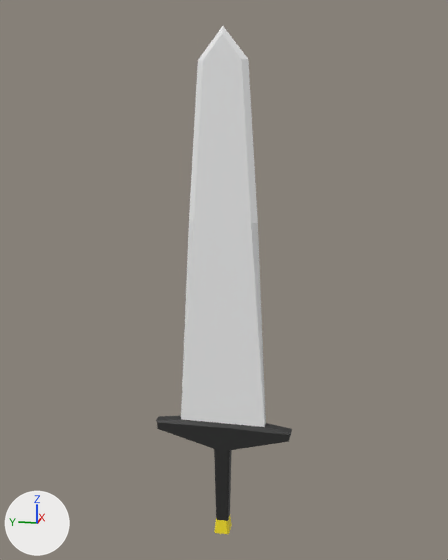
An edit to the FBX model Assets/_Project/Sources/Models/Weapons/GREATSWORD.fbx, drawn before and after from the same camera.
One viewpoint serves both versions: a camera (50 mm lens) standing at (-15.75, -28.3, 15.31) and looking at (7.47, -23.66, 9.5). The axes (+X, +Y, +Z) are drawn at lower left. The lights are the same throughout. Where no turn or scale is listed for an object, it has been applied to the vertices.

The first picture shows 'MegaSwordLVL2'.
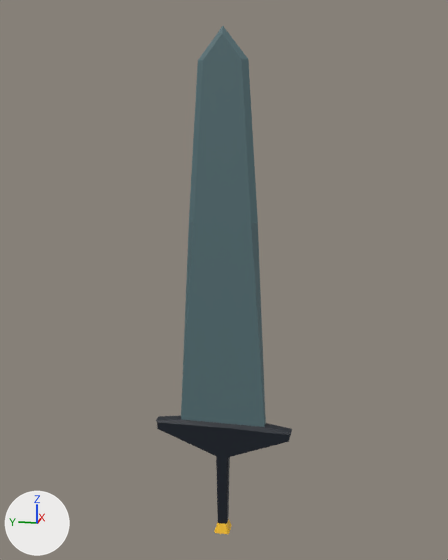
The newer file is also rescaled (x0.402), turned or shifted as a whole; pictures and numbers use the older file's frame.

The change, as a list of edits to the scene's bpy script:
```text
Add img_appollo_ressurection_pallet_png:
    img_appollo_ressurection_pallet_png = load_image('Appollo-ressurection-pallet.png', '../../Textures/TextureAtlas/Appollo-ressurection-pallet.png', 512, 512, 'sRGB')
Add mat_material_005:
    mat_material_005 = principled_material('Material.005')
    mat_material_005.texture = img_appollo_ressurection_pallet_png
Change me_cube_054:
    where me_cube_054.from_pydata(...)  # 91 vertices, 76 faces; spans x -0.3..0.4, y -3.1..2.5, z -1.9..18.4
    used by ob_megaswordlvl2; location = (7.25, -23.37, 0.4)
    remove me_cube_054.materials.append(mat_material_002)  # picture img_truepalet_png
    me_cube_054 part 1: all 24 vertices in x -0.3..0.3, y -0.6..0.0, z -1.3..2.0 are moved by (0.0, 0.0, -0.3)
    me_cube_054 part 2: texture (UV) coordinates of 76 of 76 faces, centred in x -0.3..0.3, y -3.1..2.5, z -1.9..17.8, changed; they spanned u 0.06..0.94, v 0.69..0.94 and now span u 0.16..0.59, v 0.59..0.91
    add me_cube_054.materials.append(mat_material_005)  # picture img_appollo_ressurection_pallet_png
```

Changed parts and their boxes [x1, y1, x2, y2] in the pictures (448 x 560 px; the box of a moved part takes in the faces that stretch with it):
'MegaSwordLVL2', recoloured, reshaped, surface changed (grey to cyan): [156, 26, 292, 534] in both
part 1 of me_cube_054, moved or reshaped: [157, 422, 289, 534] in both
part 2 of me_cube_054, surface changed (grey to cyan): [156, 26, 292, 440] in both
